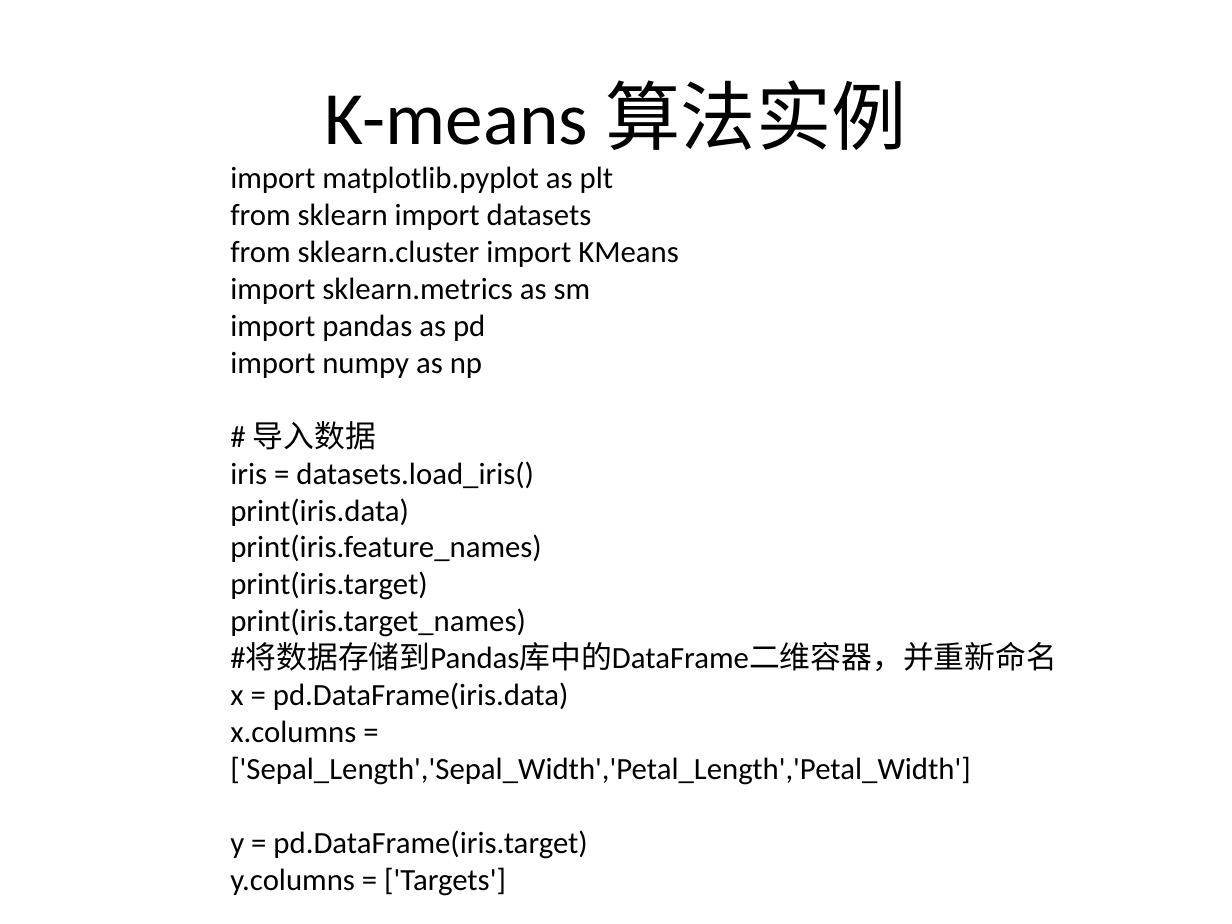
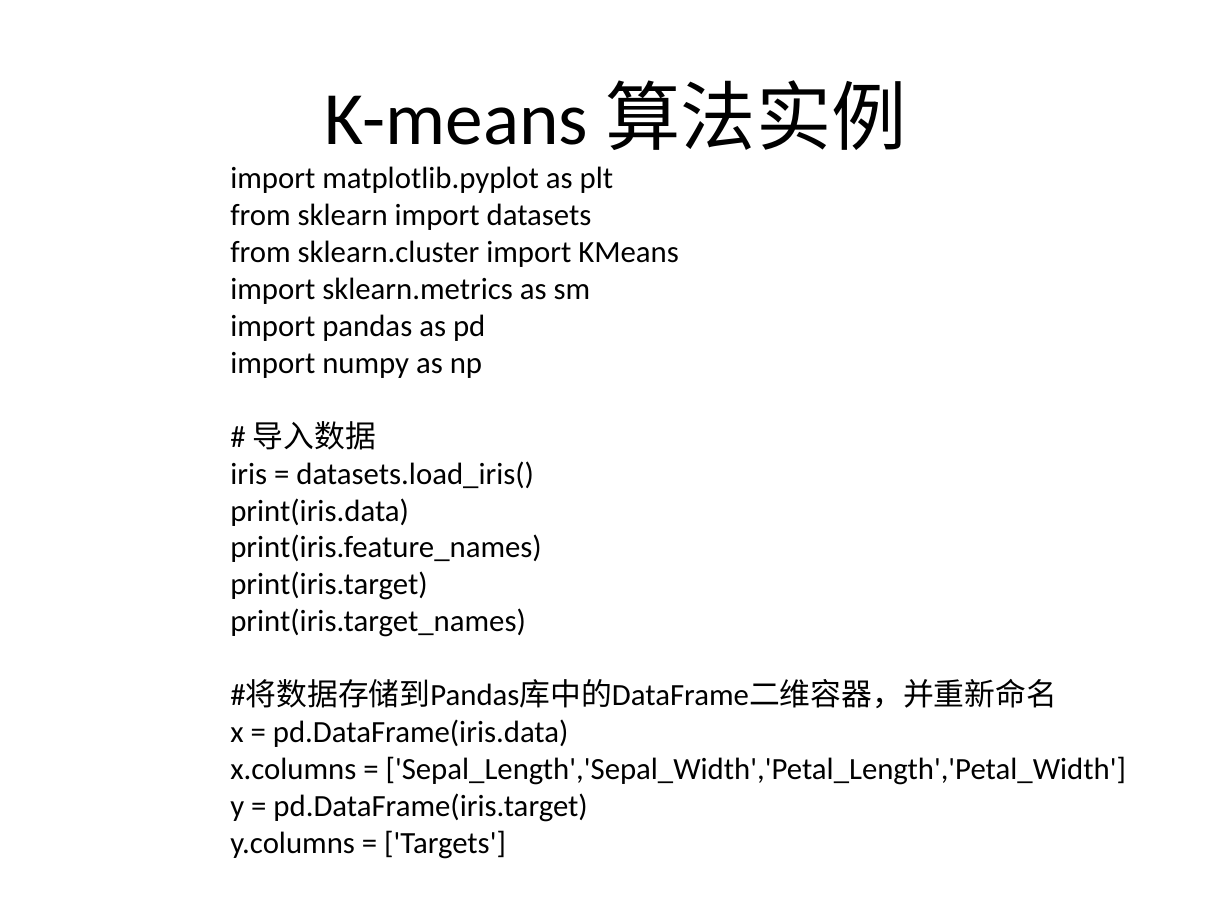
Before and after one commit to BattalionCommander/Python, a slide deck: slide 18 of cls_23聚类算法.ppt (slide 19 before the commit). Drawn at 1232x924 pixels with LibreOffice and Linux fonts; fonts in the diff are those of the drawing; background and template pictures are left out. Boxes give left, top, right and bottom in pixels: in the first picture for what was removed or moved away, otherwise in the second. Text is boxed around its words. In the diff, an @@ line names an element or a change of style, - is before the commit and + after.

```diff
--- a/cls_23聚类算法.ppt
+++ b/cls_23聚类算法.ppt
@@ text "import matplotlib.pyplot as plt" rewrapped from (230, 166, 1057, 896) to (230, 166, 1126, 859) @@
```
Also in this commit, not shown: 1 other slide changed, 1 slide removed, 1 other file.
